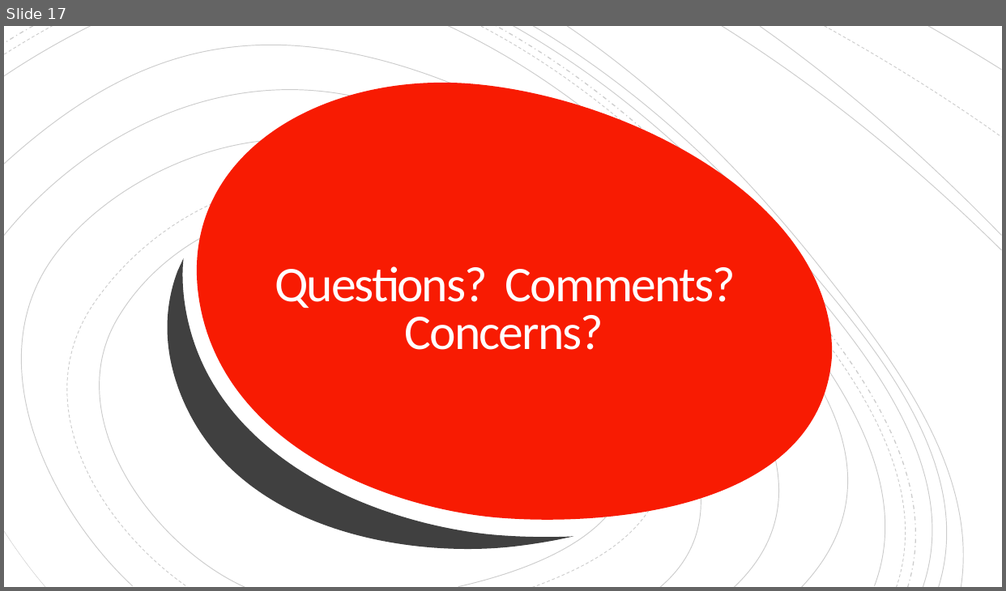
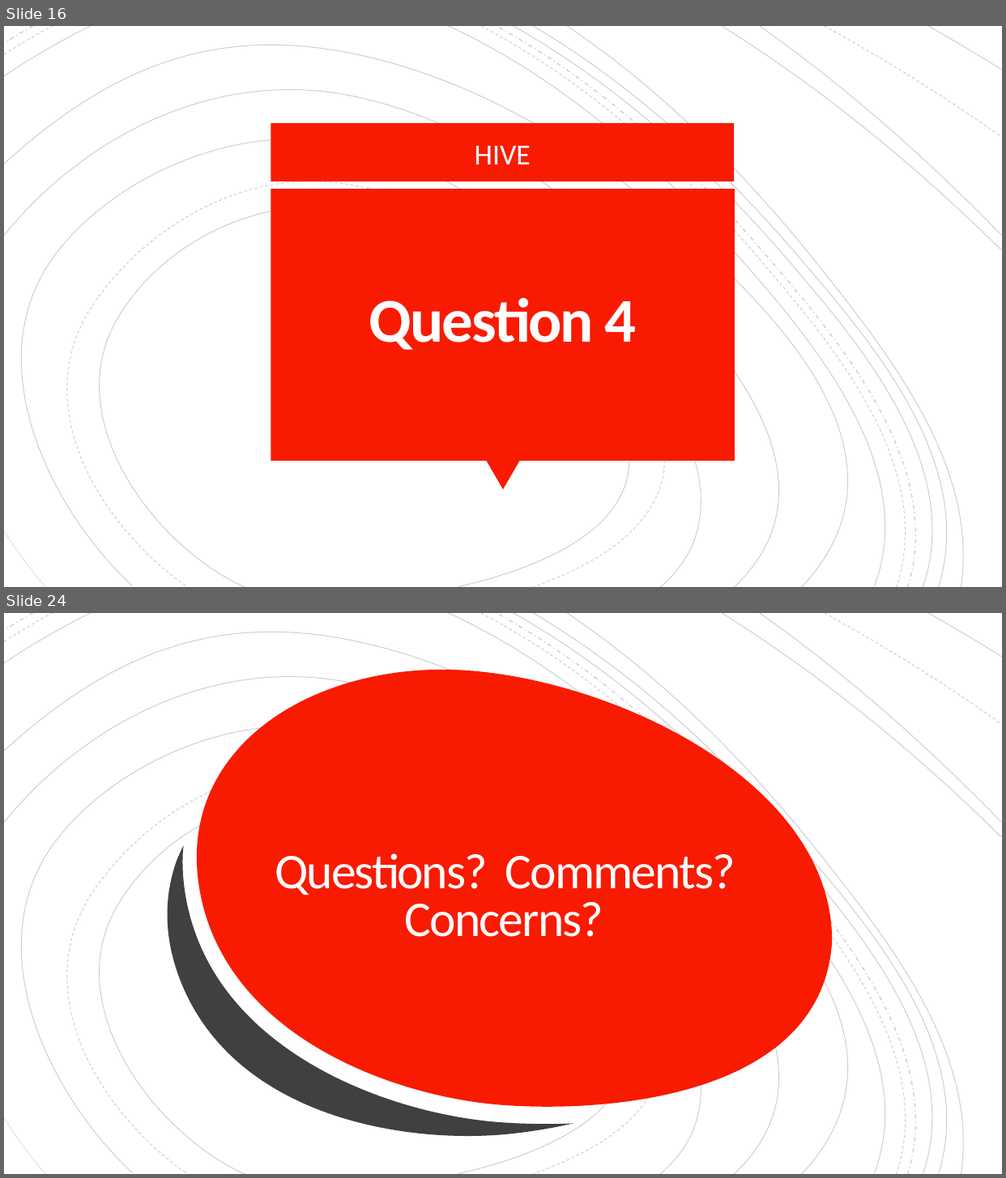
Before and after one commit to cordellsl/Project2, a slide deck: Project 2 Presentation.pptx. Shown one above the other, each under a label of ours: slide 17 before the commit, slides 16 and 24 after it; the slides between them are not shown. The pictures are 1006x591 and 1006x1178 pixels, drawn with LibreOffice and Linux fonts; fonts in the diff are those of the drawing. Boxes give left, top, right and bottom in pixels: in the first picture for what was removed or moved away, otherwise in the second. Text is boxed around its words. In the diff, an @@ line names an element or a change of style, - is before the commit and + after.

```diff
--- a/Project 2 Presentation.pptx
+++ b/Project 2 Presentation.pptx
@@ slide 16 added at bbox=[4, 26, 1002, 587], background #FFFFFF; not listed: 19 template elements that a slide beside it also shows @@
@@ rectangle added at bbox=[270, 123, 734, 182], fill #F81B02 @@
@@ text added at bbox=[475, 146, 530, 165], 28 pt, text #FFFFFF @@
+HIVE
@@ rectangle added at bbox=[270, 189, 735, 461], fill #F81B02 @@
@@ title added at bbox=[368, 298, 636, 350], 60 pt, text #FFFEFF, bold @@
+Question 4
@@ triangle added at bbox=[486, 461, 520, 489], fill #F81B02 @@
@@ what was slide 17 is now slide 24 @@
```
Also in this commit, not shown: 14 slides changed, 6 other slides added.
